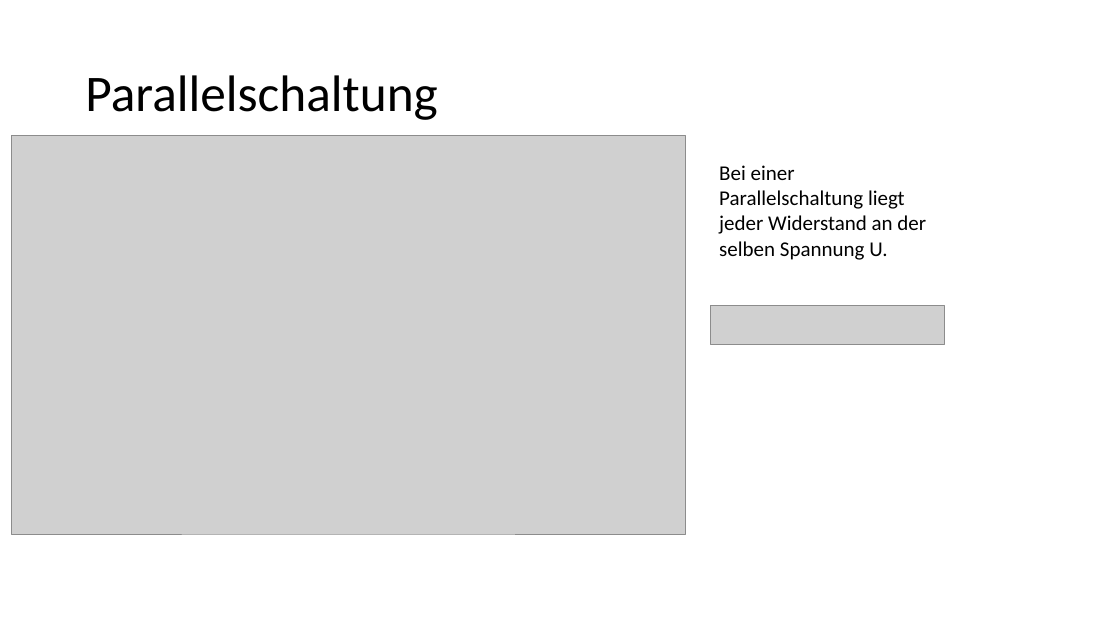
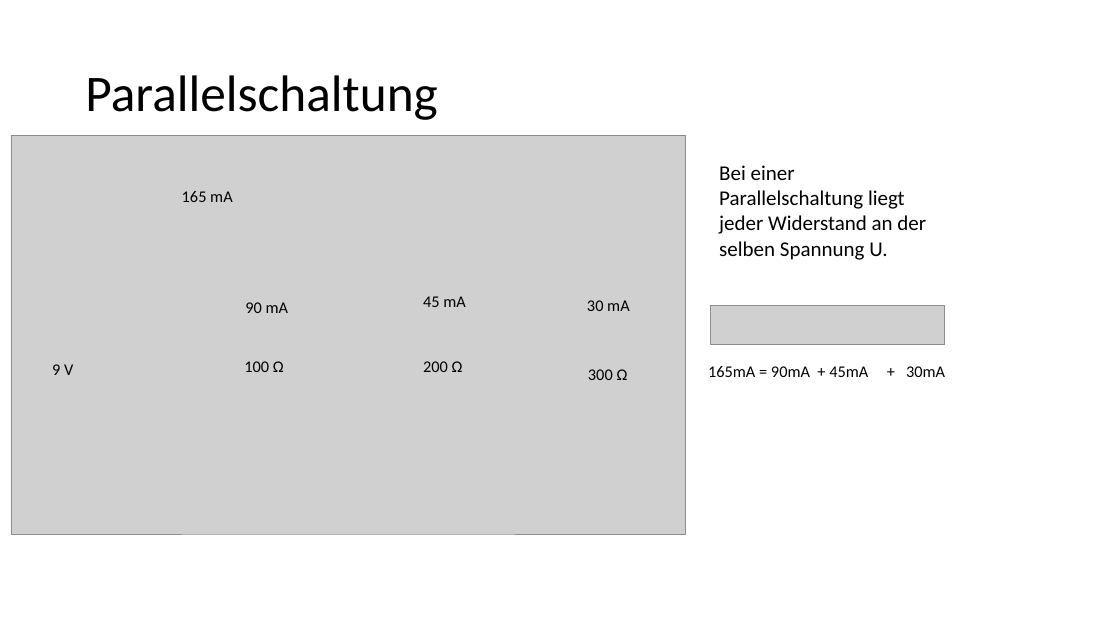
Before and after one commit to IT-folks/Arduino-Schnupperkurs-Deutsch, a slide deck: slide 7 of Folien/Exkurs_Elektrotechnik.pptx. Drawn at 1120x630 pixels with LibreOffice and Linux fonts; fonts in the diff are those of the drawing; grey boxes stand for pictures. Boxes give left, top, right and bottom in pixels: in the first picture for what was removed or moved away, otherwise in the second. Text is boxed around its words. In the diff, an @@ line names an element or a change of style, - is before the commit and + after.

Commit message:
Sample numbers on serial and parallel circuit

```diff
--- a/Folien/Exkurs_Elektrotechnik.pptx
+++ b/Folien/Exkurs_Elektrotechnik.pptx
@@ text added at (182,191,232,202), 14 pt, text #000000 @@
+165 mA
@@ text added at (423,296,465,307), 14 pt, text #000000 @@
+45 mA
@@ text added at (245,302,288,313), 14 pt, text #000000 @@
+90 mA
@@ text added at (587,300,629,311), 14 pt, text #000000 @@
+30 mA
@@ text added at (52,364,73,375), 14 pt, text #000000 @@
+9 V
@@ text added at (244,361,284,372), 14 pt, text #000000 @@
+100 Ω
@@ text added at (423,361,463,372), 14 pt, text #000000 @@
+200 Ω
@@ text added at (588,369,628,380), 14 pt, text #000000 @@
+300 Ω
@@ text added at (708,366,945,377), 14 pt, text #000000 @@
+165mA = 90mA + 45mA + 30mA
```
Also in this commit, not shown: 1 other slide changed.
